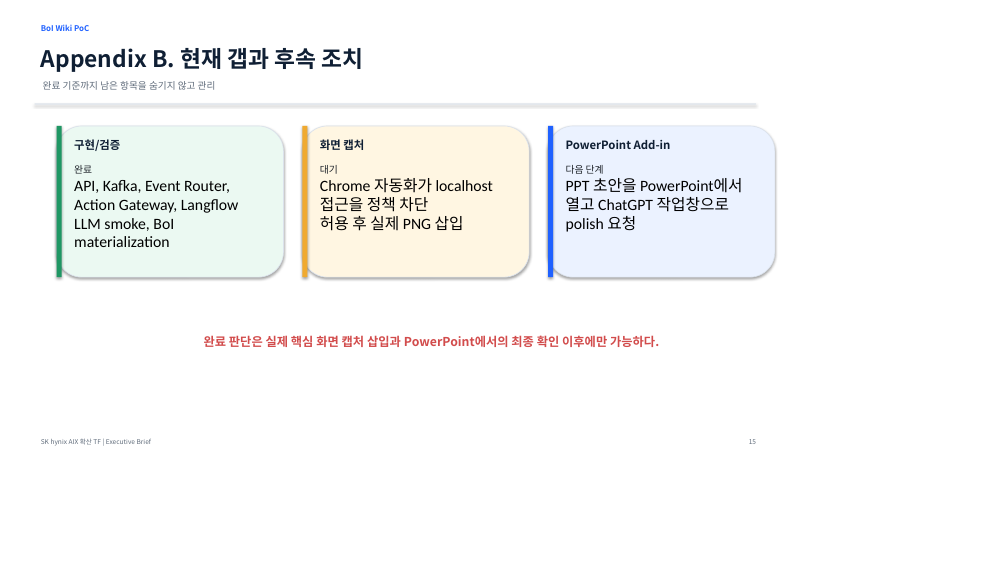
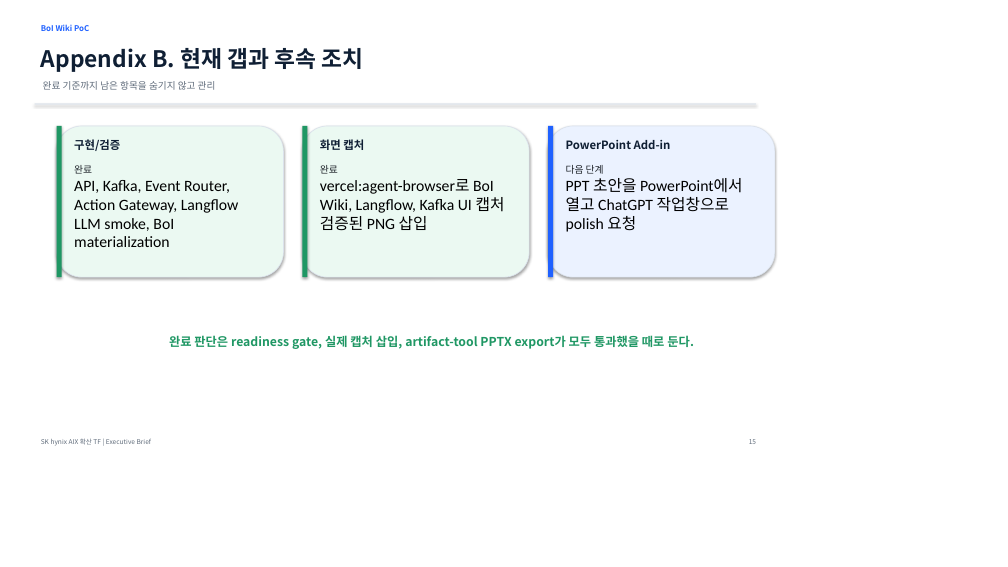
Before and after one commit to chokukil/boi-wiki, a slide deck: slide 15 of artifacts/boi-poc/boi-wiki-poc-executive-brief-with-screenshots.pptx. Drawn at 1008x567 pixels with LibreOffice and Linux fonts; fonts in the diff are those of the drawing. Boxes give left, top, right and bottom in pixels: in the first picture for what was removed or moved away, otherwise in the second. Text is boxed around its words. In the diff, an @@ line names an element or a change of style, - is before the commit and + after.

Commit message:
Use agent-browser as PoC capture path

```diff
--- a/artifacts/boi-poc/boi-wiki-poc-executive-brief-with-screenshots.pptx
+++ b/artifacts/boi-poc/boi-wiki-poc-executive-brief-with-screenshots.pptx
@@ rounded rectangle at (x1=302, y1=126, x2=529, y2=277): fill #FFF6E2 to #EBF9F2 @@
@@ rectangle at (x1=302, y1=126, x2=307, y2=277): fill #F0AA30 to #1F9764 @@
@@ text at (x1=320, y1=165, x2=505, y2=231): text changed @@
-대기
-Chrome 자동화가 localhost 접근을 정책 차단
-허용 후 실제 PNG 삽입
+완료
+vercel:agent-browser로 BoI Wiki, Langflow, Kafka UI 캡처
+검증된 PNG 삽입
@@ text at (x1=169, y1=335, x2=694, y2=349): text changed; text colour #D24C4C to #1F9764 @@
-완료 판단은 실제 핵심 화면 캡처 삽입과 PowerPoint에서의 최종 확인 이후에만 가능하다.
+완료 판단은 readiness gate, 실제 캡처 삽입, artifact-tool PPTX export가 모두 통과했을 때로 둔다.
```
Also in this commit, not shown: 2 other slides changed, 11 other files.
